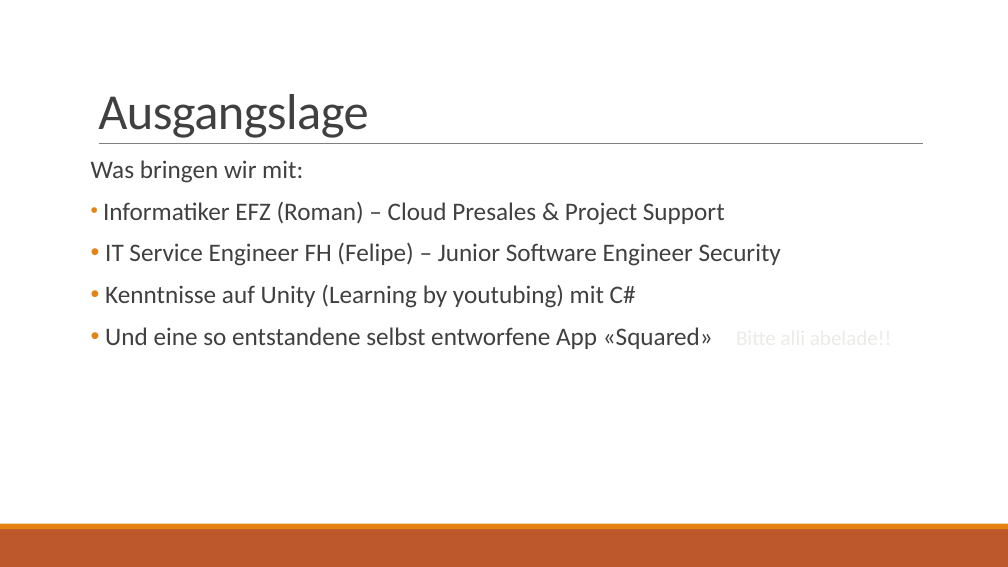
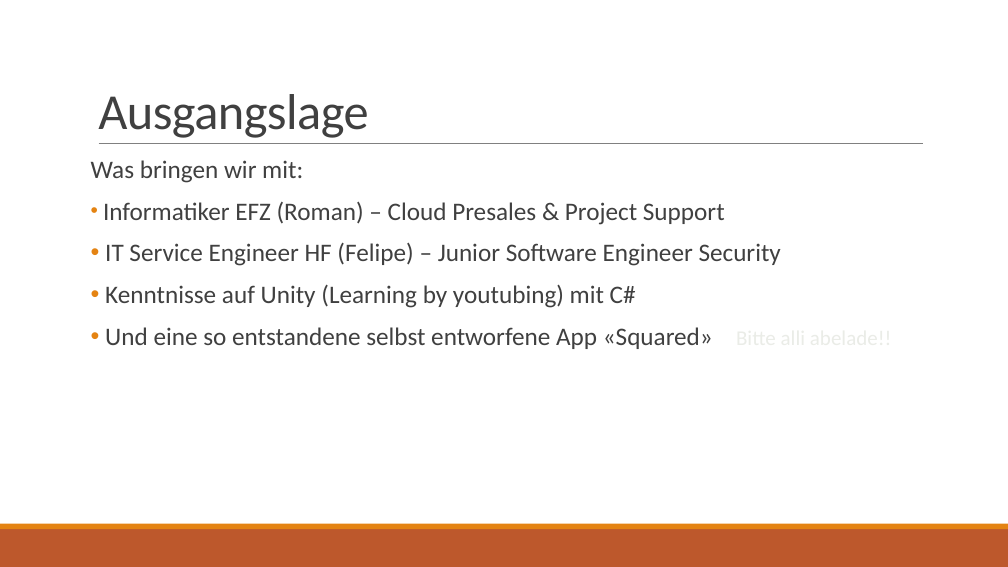
Before and after one commit to HolzbaumStudios/CookBook, a slide deck: slide 5 of Docs/Präsentation_Kochbuch.pptx (slide 6 before the commit). Drawn at 1008x567 pixels with LibreOffice and Linux fonts; fonts in the diff are those of the drawing. Boxes give left, top, right and bottom in pixels: in the first picture for what was removed or moved away, otherwise in the second. Text is boxed around its words. In the diff, an @@ line names an element or a change of style, - is before the commit and + after.

```diff
--- a/Docs/Präsentation_Kochbuch.pptx
+++ b/Docs/Präsentation_Kochbuch.pptx
@@ text at (105,243,781,266): text changed @@
-• IT Service Engineer FH (Felipe) – Junior Software Engineer Security
+• IT Service Engineer HF (Felipe) – Junior Software Engineer Security
```
Also in this commit, not shown: 4 other slides changed, 1 slide removed, 2 other files.
